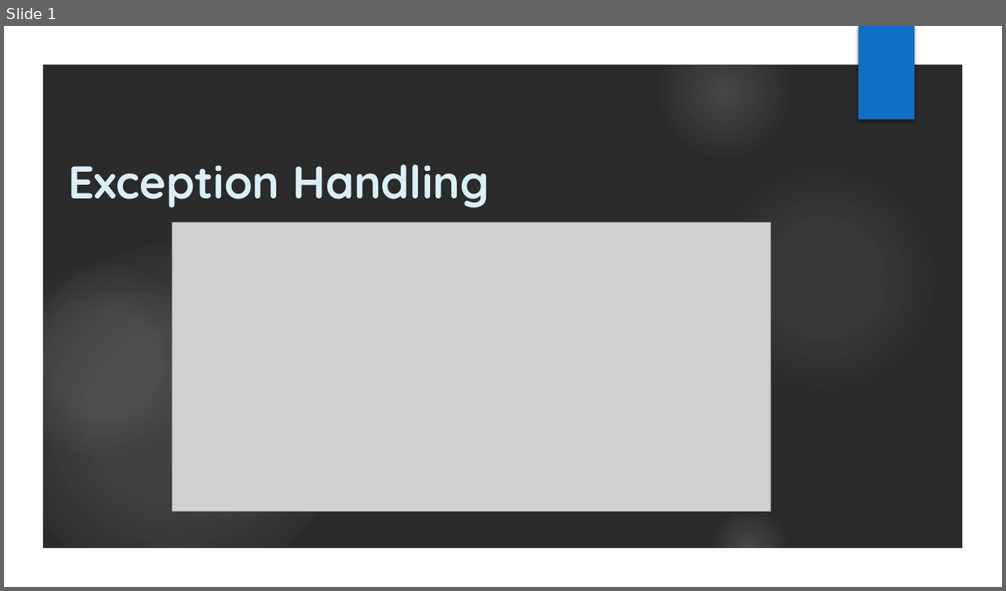
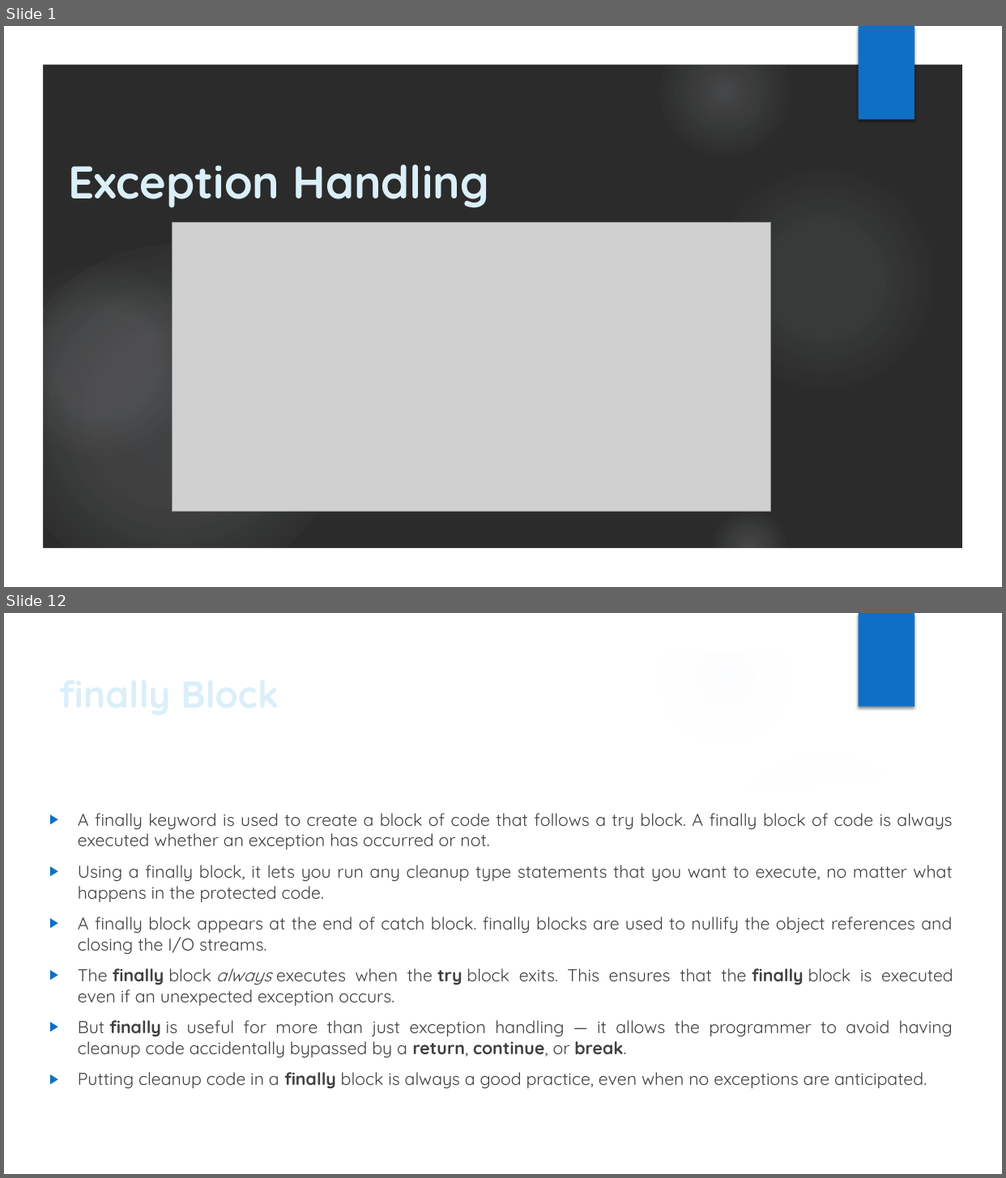
Before and after one commit to Sandesh151994/Core_Java_Notes, a slide deck: Exception_Handling.pptx. Shown one above the other, each under a label of ours: slide 1 before the commit, slides 1 and 12 after it; the slides between them are not shown. The pictures are 1006x591 and 1006x1178 pixels, drawn with LibreOffice and Linux fonts; fonts in the diff are those of the drawing; grey boxes stand for pictures; background and template pictures are left out; a plain dark background stands for a picture behind light text. Boxes give left, top, right and bottom in pixels: in the first picture for what was removed or moved away, otherwise in the second. Text is boxed around its words. In the diff, an @@ line names an element or a change of style, - is before the commit and + after.

Commit message:
Exception Handling commit

```diff
--- a/Exception_Handling.pptx
+++ b/Exception_Handling.pptx
@@ slide 12 added at <box>4,613,1002,1174</box>, background picture (left out); not listed: 7 template elements that a slide beside it also shows @@
@@ title added at <box>51,664,769,722</box>, 36 pt, text #DBEFF9, bold @@
+finally Block
@@ freeform shape added at <box>698,738,971,820</box>, fill #FFFFFF at 20% opacity @@
@@ freeform shape added at <box>41,766,965,1137</box>, fill #FFFFFF @@
@@ text added at <box>78,813,953,1089</box>, 16.6 pt, text #404040 @@
+▶ A finally keyword is used to create a block of code that follows a try block. A finally block of code is always executed whether an exception has occurred or not.
+▶ Using a finally block, it lets you run any cleanup type statements that you want to execute, no matter what happens in the protected code.
+▶ A finally block appears at the end of catch block. finally blocks are used to nullify the object references and closing the I/O streams.
+▶ The finally block always executes when the try block exits. This ensures that the finally block is executed even if an unexpected exception occurs.
+▶ But finally is useful for more than just exception handling — it allows the programmer to avoid having cleanup code accidentally bypassed by a return, continue, or break.
+▶ Putting cleanup code in a finally block is always a good practice, even when no exceptions are anticipated.
```
Also in this commit, not shown: 1 slide changed, 13 other slides added.
